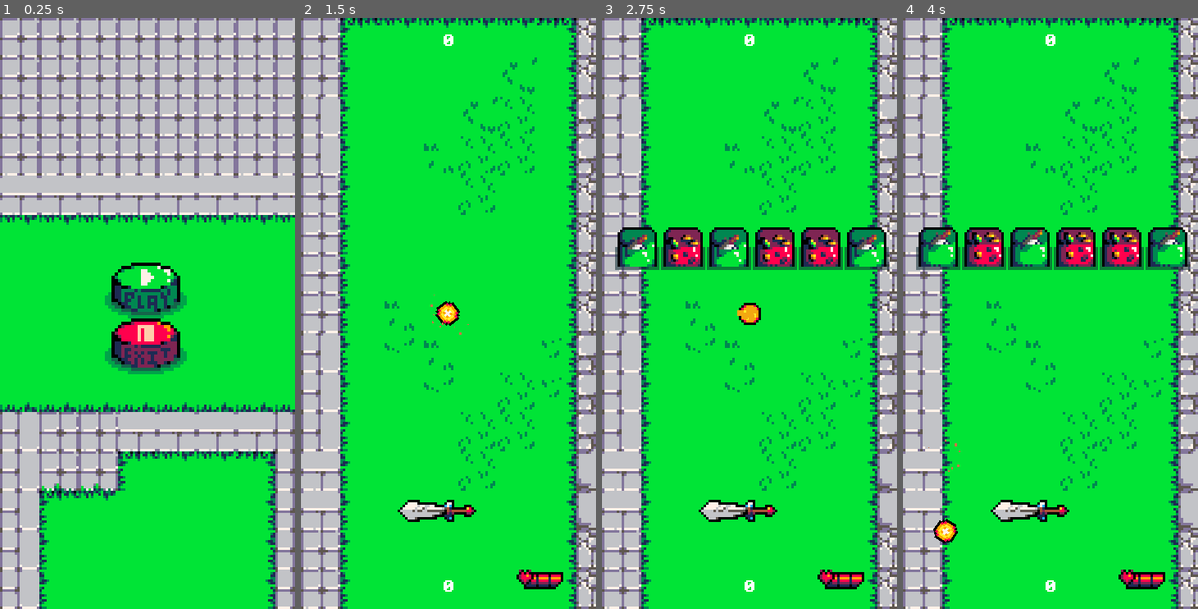
Above: before the commit, frames 1-4 (left to right).
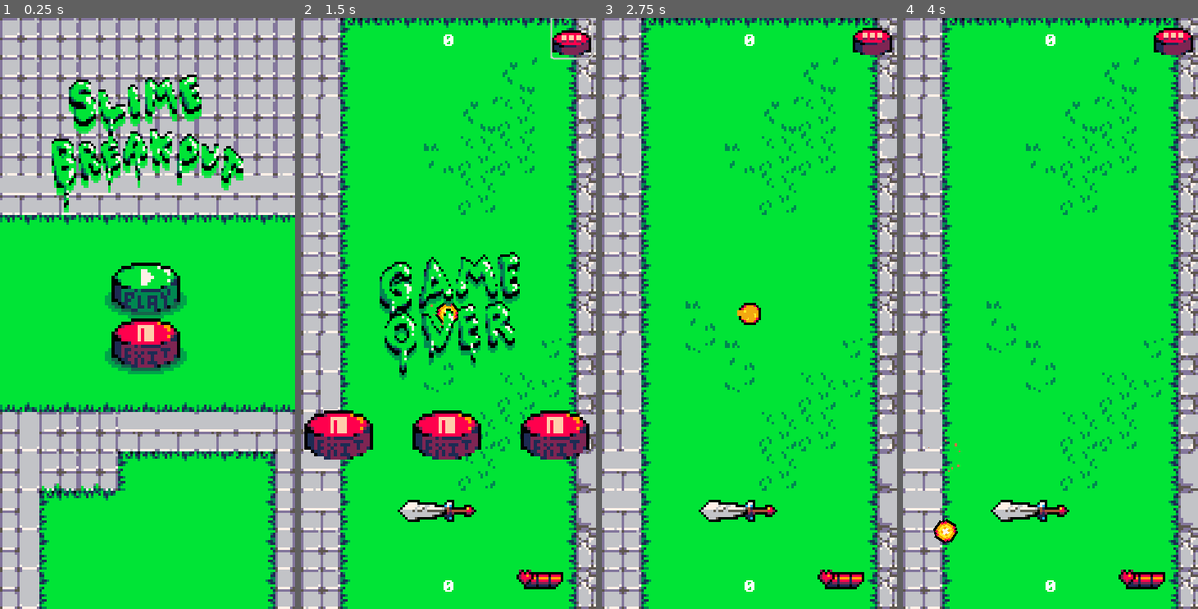
Above: after the commit, the same moments.

Repository: Fivarto/20-GamesChallenge
Game: Godot game, scene res://Scenes/Menu/main_menu.tscn
Two runs of this game, one before a commit and one after it. Both use one fixed random seed, a clock stepped at 60 frames per second and the inputs below. Sound files missing from this copy of the repository are replaced by a short silence.
Inputs (mouse positions are in pixels of both pictures, inside the frame that each line leads up to):
- Up to frame 1 (0.25 s): no input
- Up to frame 2 (1.5 s): click (448, 283) at 0.5 s; click (572, 35) at 1.27 s
- Up to frame 3 (2.75 s): click (640, 431) at 2.02 s
- Up to frame 4 (4 s): move the mouse to (1115, 283) at 2.77 s; hold D (Move_Right) 2.78-3.53 s; hold 0 2.78-3.53 s; tap Space at 3.02, 3.77 s; move the mouse to (991, 343) at 3.52 s; hold A (Move_Left) from 3.53 s (still down); tap 0 at 3.6 s

The runs differ from the first frame. In frame 1, 6.0% of the frame differs, in the area x 17-83%, y 9-33%; in frame 2, 9.0%, in the area x 1-100%, y 0-75%; in frame 3, 6.1%; in frame 4, 6.1%.

Commit message:
Uploadeado no ItchIo - 01

Diff:
--- a/20--breakout/Scenes/Menu/main_menu.tscn
+++ b/20--breakout/Scenes/Menu/main_menu.tscn
@@ -12,6 +12,8 @@
 [ext_resource type="Texture2D" uid="uid://bq0hji6t0trms" path="res://Assets/UI/button_sprite_sheets/button_exit3.png" id="9_r7erk"]
 [ext_resource type="Texture2D" uid="uid://4oc3r0qeimiq" path="res://Assets/UI/button_sprite_sheets/button_exit4.png" id="10_6lyti"]
 [ext_resource type="AudioStream" uid="uid://b5jsnaliawvvd" path="res://Assets/SFX/button_click_01.wav" id="11_twqtn"]
+[ext_resource type="Texture2D" uid="uid://cltjl2p4g7hyv" path="res://Assets/UI/Screens/Title.png" id="13_y2bsb"]
+[ext_resource type="AudioStream" uid="uid://camnty35c0imo" path="res://Assets/Music/Album/Album/Pixel Waves.mp3" id="14_qoevp"]
 
 [sub_resource type="TileSetAtlasSource" id="TileSetAtlasSource_w1vds"]
 texture = ExtResource("1_14ttv")
@@ -238,6 +240,42 @@
 "speed": 32.0
 }]
 
+[sub_resource type="AtlasTexture" id="AtlasTexture_qaw7o"]
+atlas = ExtResource("13_y2bsb")
+region = Rect2(0, 0, 240, 186)
+
+[sub_resource type="AtlasTexture" id="AtlasTexture_xc3l4"]
+atlas = ExtResource("13_y2bsb")
+region = Rect2(240, 0, 240, 186)
+
+[sub_resource type="AtlasTexture" id="AtlasTexture_kre4m"]
+atlas = ExtResource("13_y2bsb")
+region = Rect2(480, 0, 240, 186)
+
+[sub_resource type="AtlasTexture" id="AtlasTexture_bcs03"]
+atlas = ExtResource("13_y2bsb")
+region = Rect2(720, 0, 240, 186)
+
+[sub_resource type="SpriteFrames" id="SpriteFrames_4qn7r"]
+animations = [{
+"frames": [{
+"duration": 1.0,
+"texture": SubResource("AtlasTexture_qaw7o")
+}, {
+"duration": 1.0,
+"texture": SubResource("AtlasTexture_xc3l4")
+}, {
+"duration": 1.0,
+"texture": SubResource("AtlasTexture_kre4m")
+}, {
+"duration": 1.0,
+"texture": SubResource("AtlasTexture_bcs03")
+}],
+"loop": true,
+"name": &"default",
+"speed": 5.0
+}]
+
 [node name="MainMenu" type="Control"]
 layout_mode = 3
 anchors_preset = 15
@@ -299,6 +337,17 @@
 [node name="SFXButtonClick" type="AudioStreamPlayer2D" parent="VBoxContainer"]
 stream = ExtResource("11_twqtn")
 
+[node name="AnimatedSprite2D" type="AnimatedSprite2D" parent="."]
+position = Vector2(180, 144)
+sprite_frames = SubResource("SpriteFrames_4qn7r")
+autoplay = "default"
+frame_progress = 0.299413
+
+[node name="AudioStreamPlayer2D" type="AudioStreamPlayer2D" parent="."]
+stream = ExtResource("14_qoevp")
+volume_db = -8.0
+autoplay = true
+
 [connection signal="mouse_entered" from="VBoxContainer/ButtonPlay" to="." method="_on_button_play_mouse_entered"]
 [connection signal="mouse_exited" from="VBoxContainer/ButtonPlay" to="." method="_on_button_play_mouse_exited"]
 [connection signal="pressed" from="VBoxContainer/ButtonPlay" to="." method="_on_button_play_pressed"]
--- a/20--breakout/Scenes/main_level.tscn
+++ b/20--breakout/Scenes/main_level.tscn
@@ -1,9 +1,10 @@
-[gd_scene load_steps=35 format=4 uid="uid://ds5bfog3u2hsc"]
+[gd_scene load_steps=44 format=4 uid="uid://ds5bfog3u2hsc"]
 
 [ext_resource type="PackedScene" uid="uid://blcqvyhqmclyu" path="res://Scenes/ball.tscn" id="1_sesrp"]
 [ext_resource type="Script" path="res://Scripts/main_level.gd" id="1_x6svs"]
 [ext_resource type="PackedScene" uid="uid://bu7ruocqfjoco" path="res://Scenes/paddle.tscn" id="2_2m2gt"]
 [ext_resource type="Texture2D" uid="uid://be6qtwmqy0d65" path="res://Assets/TileSets/Floor.png" id="2_167ao"]
+[ext_resource type="Texture2D" uid="uid://dhbdeoqdi0e75" path="res://Assets/UI/button_sprite_sheets/button_exit.png" id="5_6uvx5"]
 [ext_resource type="FontFile" uid="uid://psgr88vqsxb0" path="res://Assets/Fonts/PixelOperator8-Bold.ttf" id="5_biwdy"]
 [ext_resource type="PackedScene" uid="uid://dtsgsjrd18mnf" path="res://Scenes/spawner.tscn" id="6_0eaju"]
 [ext_resource type="AudioStream" uid="uid://dq526gnnkvr56" path="res://Assets/Music/Album/Album/Mystic Town.mp3" id="8_6eud1"]
@@ -12,6 +13,9 @@
 [ext_resource type="Texture2D" uid="uid://dniw8vv2vgf20" path="res://Assets/UI/button_sprite_sheets/button_exit1.png" id="9_wqxlt"]
 [ext_resource type="Texture2D" uid="uid://bq0hji6t0trms" path="res://Assets/UI/button_sprite_sheets/button_exit3.png" id="10_xnqym"]
 [ext_resource type="Texture2D" uid="uid://4oc3r0qeimiq" path="res://Assets/UI/button_sprite_sheets/button_exit4.png" id="11_akb60"]
+[ext_resource type="Texture2D" uid="uid://b5dvrna2rveqi" path="res://Assets/UI/button_sprite_sheets/button_options2.png" id="14_cf8l2"]
+[ext_resource type="Texture2D" uid="uid://b2q283kvh7md1" path="res://Assets/UI/button_sprite_sheets/button_options1.png" id="14_uixxt"]
+[ext_resource type="Texture2D" uid="uid://cm4rjub8mo5pg" path="res://Assets/UI/button_sprite_sheets/button_options4.png" id="15_0trah"]
 
 [sub_resource type="TileSetAtlasSource" id="TileSetAtlasSource_0t4qm"]
 texture = ExtResource("2_167ao")
@@ -202,6 +206,12 @@
 "speed": 5.0
 }]
 
+[sub_resource type="StyleBoxTexture" id="StyleBoxTexture_obo6h"]
+texture = ExtResource("10_xnqym")
+
+[sub_resource type="StyleBoxTexture" id="StyleBoxTexture_6w2vw"]
+texture = ExtResource("5_6uvx5")
+
 [sub_resource type="StyleBoxTexture" id="StyleBoxTexture_3332s"]
 texture = ExtResource("9_wqxlt")
 
@@ -267,6 +277,15 @@
 "name": &"default",
 "speed": 5.0
 }]
+
+[sub_resource type="StyleBoxTexture" id="StyleBoxTexture_06kxx"]
+texture = ExtResource("14_cf8l2")
+
+[sub_resource type="StyleBoxTexture" id="StyleBoxTexture_x4lk0"]
+texture = ExtResource("15_0trah")
+
+[sub_resource type="StyleBoxTexture" id="StyleBoxTexture_pgx1k"]
+texture = ExtResource("14_uixxt")
 
 [node name="MainLevel" type="Node2D"]
 script = ExtResource("1_x6svs")
@@ -306,9 +325,12 @@
 [node name="BT_RestartLevel" type="Button" parent="EndGameScreen/HBoxContainer"]
 custom_minimum_size = Vector2(128, 64)
 layout_mode = 2
+theme_override_styles/hover = SubResource("StyleBoxTexture_obo6h")
+theme_override_styles/pressed = SubResource("StyleBoxTexture_6w2vw")
 theme_override_styles/normal = SubResource("StyleBoxTexture_3332s")
 
 [node name="BT_BackToMenu" type="Button" parent="EndGameScreen/HBoxContainer"]
+unique_name_in_owner = true
 custom_minimum_size = Vector2(128, 64)
 layout_mode = 2
 theme_override_styles/hover = SubResource("StyleBoxTexture_f7gbp")
@@ -444,7 +466,7 @@
 frame_progress = 0.200697
 
 [node name="NewWaveTimer" type="Timer" parent="."]
-wait_time = 1.5
+wait_time = 0.5
 one_shot = true
 
 [node name="MusicBG" type="AudioStreamPlayer2D" parent="."]
@@ -452,7 +474,17 @@
 volume_db = -12.0
 autoplay = true
 
+[node name="Button_Options" type="Button" parent="."]
+custom_minimum_size = Vector2(48, 48)
+offset_left = 306.0
+offset_right = 354.0
+offset_bottom = 48.0
+theme_override_styles/hover = SubResource("StyleBoxTexture_06kxx")
+theme_override_styles/pressed = SubResource("StyleBoxTexture_x4lk0")
+theme_override_styles/normal = SubResource("StyleBoxTexture_pgx1k")
+
 [connection signal="pressed" from="EndGameScreen/HBoxContainer/BT_RestartLevel" to="." method="_on_bt_restart_level_pressed"]
 [connection signal="pressed" from="EndGameScreen/HBoxContainer/BT_BackToMenu" to="." method="_on_bt_back_to_menu_pressed"]
 [connection signal="pressed" from="EndGameScreen/HBoxContainer/BT_ExitGame" to="." method="_on_bt_exit_game_pressed"]
 [connection signal="timeout" from="NewWaveTimer" to="." method="_on_new_wave_timer_timeout"]
+[connection signal="pressed" from="Button_Options" to="." method="_on_button_options_pressed"]
--- a/20--breakout/Scripts/ball.gd
+++ b/20--breakout/Scripts/ball.gd
@@ -10,6 +10,10 @@
 const MAX_X_VECTOR : float = 0.6
 
 const BALL_ACCELERATION: float = 50
+
+@onready var new_wave_timer = $"../NewWaveTimer"
+
+signal can_spawn_new_wave
 
 func _ready():
 	#ball_direction = Vector2(0, 1)
@@ -28,7 +32,7 @@
 
 	var collision = move_and_collide(ball_direction * ball_speed * delta)
 	var collider
-
+	var inimigos = get_tree().get_nodes_in_group("inimigos")
 	rotation += ball_rotation_speed
 
 	if collision:
@@ -38,6 +42,10 @@
 		collider = collision.get_collider()
 
 		if collider.name == "Player":
+
+			if inimigos.size() == 0:
+				can_spawn_new_wave.emit()
+
 			#ball_speed += BALL_ACCELERATION
 			ball_direction = balls_new_direction(collider)
 
--- a/20--breakout/Scripts/block.gd
+++ b/20--breakout/Scripts/block.gd
@@ -17,6 +17,8 @@
 	#TOCA A ANIMAÇÃO DO SPRITE
 	sprite_array_test.play("default")
 
+
+
 #INIMIGO LEVA DANO
 func get_damaged():
 
@@ -26,7 +28,7 @@
 	block_life -= 1
 
 	#SE TIVER PELO MENOS 1 DE VIDA , ENTRA
-	if block_life >= 1:
+	if block_life > 0:
 		hurt_sound.pitch_scale = randf_range(0.5 , 1.1)
 		hurt_sound.play()
 		Global.player_current_score += 1
@@ -34,6 +36,7 @@
 	#QUANDO CHEGAR NO 0 DE VIDA
 	else:
 		#TOCA O SOM "DE MORTE"
+		Global.player_current_score += 1
 		hurt_sound.play()
 		await hurt_sound.finished #ESPERA ACABAR O SOM
 
--- a/20--breakout/Scripts/main_level.gd
+++ b/20--breakout/Scripts/main_level.gd
@@ -1,29 +1,36 @@
 extends Node2D
-
-@onready var player_current_score = $PlayerCurrentScore
-@onready var player_highest_score = $PlayerHighestScore
 
 @onready var new_wave_timer: Timer = $NewWaveTimer
 
-@onready var player_life_displayer = $PlayerLifeDisplayer
-
+#ENEMY OBJECTS
 @onready var spawner: Node2D = $SpawnPoints/Spawner
 
 @onready var ball = $Ball
 
+#UI
+@onready var player_current_score = $PlayerCurrentScore
+@onready var player_highest_score = $PlayerHighestScore
+@onready var end_game_screen = $EndGameScreen
+@onready var player_life_displayer = $PlayerLifeDisplayer
 
-@onready var end_game_screen = $EndGameScreen
-
+var can_spawn_new_wave: bool = false
 
 func _process(delta):
 
+	if Input.is_key_pressed(KEY_0):
+		spawner.despawn_enemies()
+
 	var inimigos = get_tree().get_nodes_in_group("inimigos")
 
-	if inimigos.size() == 0 and new_wave_timer.is_stopped():
+	ball.connect( "can_spawn_new_wave", func():
+		can_spawn_new_wave = true
+	)
 
+	if inimigos.size() == 0 and new_wave_timer.is_stopped() and can_spawn_new_wave == true:
 		Global.current_level += 1
 
 		new_wave_timer.start()
+		can_spawn_new_wave = false
 		#spawner.spawn_enemy()
 
 	#SE A QUANTIDADE DE INIMIGOS EM TELA FOR 1(EQUIVALENTE A 0)
@@ -60,12 +67,6 @@
 
 	#------------------------------------------
 
-
-func _on_button_pressed():
-	Global.save_high_score()
-	get_tree().quit()
-
-
 func _on_new_wave_timer_timeout():
 	print("New Wave Coming")
 	spawner.spawn_enemy()
@@ -74,12 +75,12 @@
 #RESTART GAME BUTTON
 func _on_bt_restart_level_pressed():
 
-
-	Global.current_level = 1
 	Global.player_life = 3
 
 	Global.player_current_score = 0
 
+	spawner.despawn_enemies()
+	Global.current_level = 1
 	ball.position = get_viewport().size / 2
 
 	end_game_screen.visible = false
@@ -88,6 +89,15 @@
 # BACK TO MAIN MENU BUTTON
 func _on_bt_back_to_menu_pressed():
 	Global.save_high_score()
+
+
+	Global.player_current_score = 0
+
+	Global.player_life = 3
+
+	Global.current_level = 1
+
+	end_game_screen.visible = false
 	get_tree().change_scene_to_file("res://Scenes/Menu/main_menu.tscn")
 
 
@@ -95,3 +105,7 @@
 func _on_bt_exit_game_pressed():
 	Global.save_high_score()
 	get_tree().quit()
+
+
+func _on_button_options_pressed():
+	end_game_screen.visible = true
--- a/20--breakout/Scripts/paddle.gd
+++ b/20--breakout/Scripts/paddle.gd
@@ -7,6 +7,8 @@
 
 var paddle_witdh: float
 
+
+
 func _ready():
 
 	paddle_witdh = sprite_paddle.get_rect().size.x
@@ -14,6 +16,7 @@
 	pass
 
 func _process(delta):
+
 
 	if Input.is_action_pressed("Move_Left"):
 		position.x -= paddle_speed * delta
--- a/20--breakout/Scripts/spawner.gd
+++ b/20--breakout/Scripts/spawner.gd
@@ -38,3 +38,8 @@
 
 	else:
 		print("Enemy not assigned")
+
+func despawn_enemies():
+
+	for inimigos in get_tree().get_nodes_in_group("inimigos"):
+		inimigos.queue_free()
--- a/20--breakout/project.godot
+++ b/20--breakout/project.godot
@@ -40,5 +40,7 @@
 [rendering]
 
 textures/canvas_textures/default_texture_filter=0
+renderer/rendering_method="gl_compatibility"
+renderer/rendering_method.mobile="gl_compatibility"
 2d/snap/snap_2d_transforms_to_pixel=true
 2d/snap/snap_2d_vertices_to_pixel=true
Binary file changed: 20--breakout/Assets/Base_Sprites.aseprite
Binary file changed: 20--breakout/Assets/Tile_Base.aseprite
Binary file added: 20--breakout/Assets/UI/Screens/Title.png
Not shown, added: 20--breakout/Assets/UI/Screens/Title.png.import
Binary file added: 20--breakout/Assets/UI/button_sprite_sheets/button_options.png
Not shown, added: 20--breakout/Assets/UI/button_sprite_sheets/button_options.png.import
Binary file added: 20--breakout/Assets/UI/button_sprite_sheets/button_options1.png
Not shown, added: 20--breakout/Assets/UI/button_sprite_sheets/button_options1.png.import
Binary file added: 20--breakout/Assets/UI/button_sprite_sheets/button_options2.png
Not shown, added: 20--breakout/Assets/UI/button_sprite_sheets/button_options2.png.import
Binary file added: 20--breakout/Assets/UI/button_sprite_sheets/button_options3.png
Not shown, added: 20--breakout/Assets/UI/button_sprite_sheets/button_options3.png.import
(and 13 more such lines)
